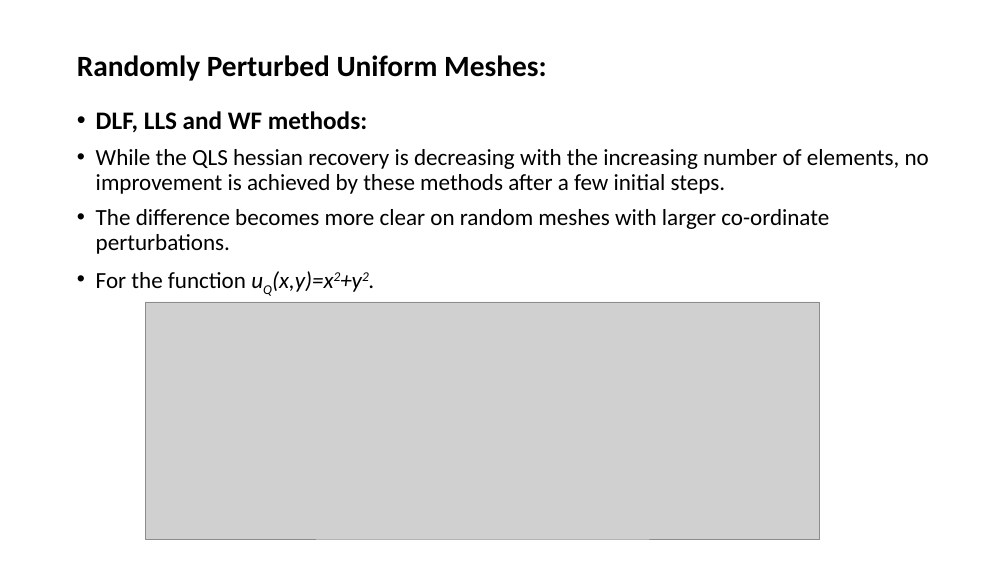
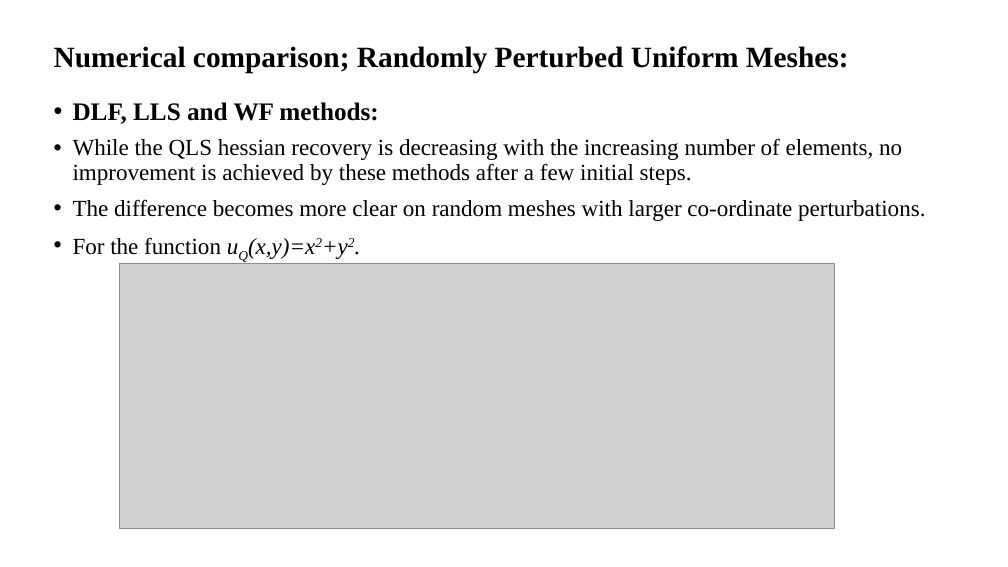
Before and after one commit to lohith921/amr, a slide deck: slide 18 of HBA.pptx. Drawn at 1008x567 pixels with LibreOffice and Linux fonts; fonts in the diff are those of the drawing; grey boxes stand for pictures. Boxes give left, top, right and bottom in pixels: in the first picture for what was removed or moved away, otherwise in the second. Text is boxed around its words. In the diff, an @@ line names an element or a change of style, - is before the commit and + after.

```diff
--- a/HBA.pptx
+++ b/HBA.pptx
@@ title at <box>54,46,849,73</box>: text changed; font Calibri to Times New Roman @@
-Randomly Perturbed Uniform Meshes:
+Numerical comparison; Randomly Perturbed Uniform Meshes:
@@ text "DLF, LLS and WF methods:": place and size @@
-text "DLF, LLS and WF methods:" at <box>96,111,929,292</box>
+text "DLF, LLS and WF methods:" at <box>73,102,925,259</box>
@@ text "DLF, LLS and WF methods:" at <box>73,102,925,259</box>: font Calibri to Times New Roman @@
@@ picture: place and size @@
-picture at <box>146,302,820,539</box>
+picture at <box>119,263,834,528</box>
```
Also in this commit, not shown: 22 other slides changed, 6 slides added, 6 slides removed.
